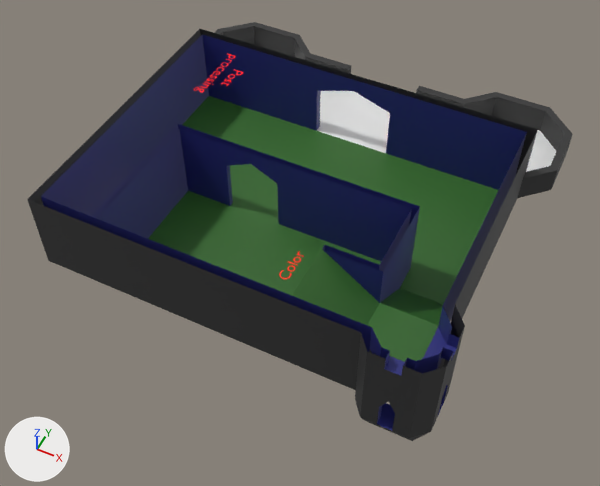
What one commit did to the Blender file Assets/Models/ShaderCastle/TexturesAndColor.blend.
Camera for both pictures: a camera (50 mm lens) standing at (11.8, -13.2, 24.9) and looking at (3.0, 4.6, 2.6). Every picture has the same lights, and +X, +Y and +Z are marked at lower left. The first picture is the older version.

The older version as bpy lines, for what is in view:
```python
mat_floor_outside = principled_material('Floor outside')
mat_floor_outside.base_color = (0.8, 0.8, 0.8)  # white #e7e7e7
me_plane_007 = bpy.data.meshes.new('Plane.007')
me_plane_007.from_pydata(...)  # 329 vertices, 218 faces, 2 loose edges; spans x -5.3..10.3, y -0.8..14.3, z 1.5..6.0
# faces by material slot: [91, 119, 7, 1]
me_plane_007.materials.append(mat_wall_outside)  # dark grey #333333
me_plane_007.materials.append(mat_wall_inside)  # dark blue #282b7a
me_plane_007.materials.append(mat_floor_inside)  # dark green #346a2a
me_plane_007.materials.append(mat_floor_outside)  # white #e7e7e7
me_plane_011 = bpy.data.meshes.new('Plane.011')
me_plane_011.from_pydata(...)  # 267 vertices, 193 faces, 1 loose edge; spans x -5.3..10.3, y -0.3..14.3, z 0.0..3.0
# faces by material slot: [60, 127, 5, 1]
me_plane_011.materials.append(mat_wall_outside)  # dark grey #333333
me_plane_011.materials.append(mat_wall_inside)  # dark blue #282b7a
me_plane_011.materials.append(mat_floor_inside)  # dark green #346a2a
me_plane_011.materials.append(mat_floor_outside)  # white #e7e7e7
ob_floor__0__col = bpy.data.objects.new('Floor +0 -col', me_plane_011)
ob_floor__0__col.location = (0.0, 0.0, 0.0)
ob_floor__0__col.hide_set(True)
ob_floor__1__col_1 = bpy.data.objects.new('Floor +1 -col', me_plane_007)
ob_floor__1__col_1.location = (0.0, 0.0, 0.0)
```
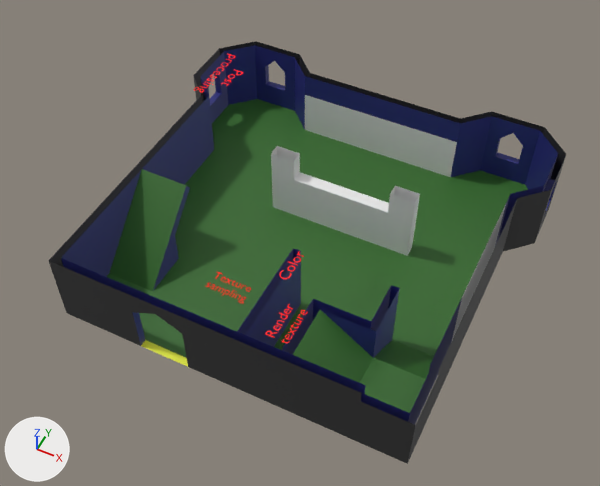
The change in detail:
Material 'Floor outside' (mat_floor_outside) changes colour from white #e7e7e7 to yellow #e1e738; in linear values from (0.8, 0.8, 0.8) to (0.754, 0.8, 0.0389).
Material 'Display wall inside' (mat_display_wall_inside) is new.
Its base color is (0.8, 0.8, 0.8) (white #e7e7e7).
me_plane_011 is used by ob_floor__0__col; location (0.0, 0.0, 0.0).
me_plane_011 had 267 vertices, 193 faces, 1 loose edge and spanned x -5.3..10.3, y -0.3..14.3, z 0.0..3.0.
me_plane_011 now has 275 vertices, 199 faces, 1 loose edge and spans x -5.3..10.3, y -0.3..14.3, z 0.0..3.0.
Part 1, on me_plane_011:
3 faces are deleted.
8 vertices are added at x 9.0, y 4.6..9.5, z 0.0..3.0.
6 new faces join them, mat_wall_inside (dark blue #282b7a).
3 new faces join them, mat_display_wall_inside (white #e7e7e7).
me_plane_011 part 2: 19 faces spanning x -1.0..6.0, y 8.0..13.0, z 0.0..3.0 switch from mat_wall_inside (dark blue #282b7a) to mat_display_wall_inside (white #e7e7e7).
Object 'Floor +0 -col' (ob_floor__0__col) is now shown.
Object 'Floor +1 -col' (ob_floor__1__col_1) is now hidden.

Pixel boxes (x1, y1, x2, y2) of what changed, in the pictures (600 x 486 px):
'Floor +1 -col', hidden
    before: (27, 22, 573, 441)
'Floor +0 -col', shown
    after: (49, 41, 566, 464)
part 1 of me_plane_011, cut back
    after: (408, 196, 510, 424)
part 2 of me_plane_011, recoloured
    after: (271, 95, 457, 256)
